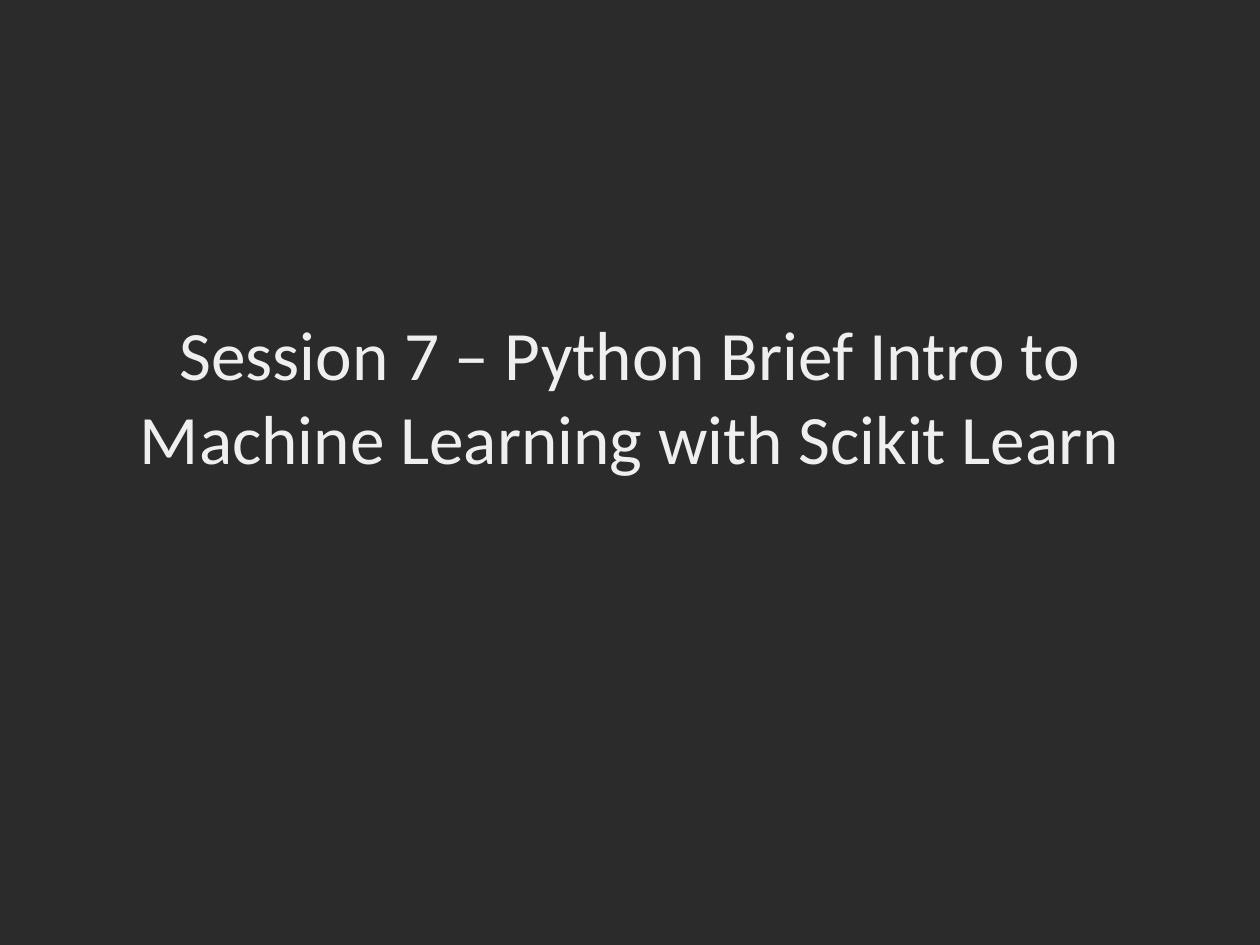
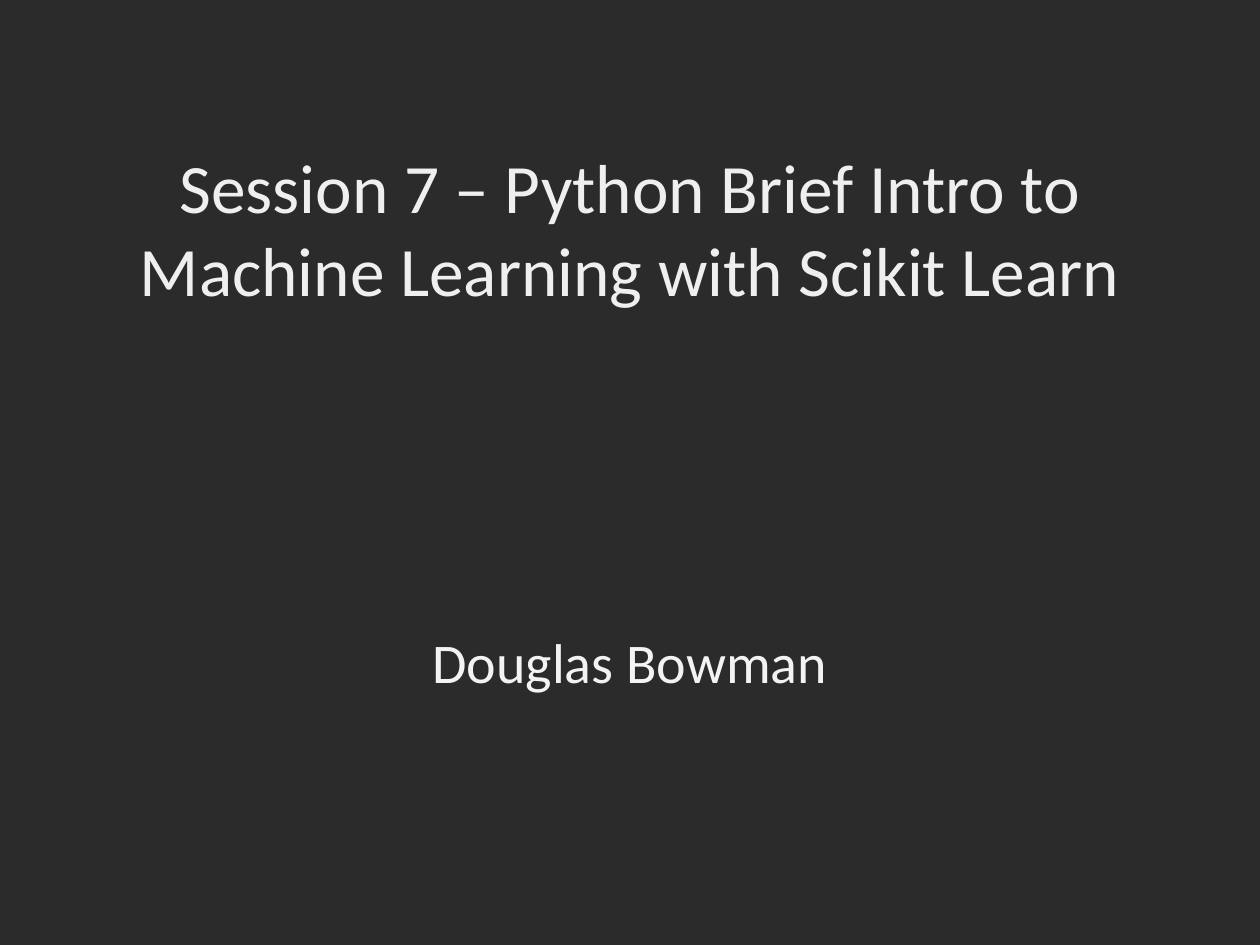
Before and after one commit to dbowmans46/PracticalProgramming, a slide deck: slide 1 of Session 7 - Python/Instructional Material/Session 7 - Python Brief Intro to Machine Learning with Scikit Learn.pptx. Drawn at 1260x945 pixels with LibreOffice and Linux fonts; fonts in the diff are those of the drawing; background and template pictures are left out; a plain dark background stands for a picture behind light text. Boxes give left, top, right and bottom in pixels: in the first picture for what was removed or moved away, otherwise in the second. Text is boxed around its words. In the diff, an @@ line names an element or a change of style, - is before the commit and + after.

```diff
--- a/Session 7 - Python/Instructional Material/Session 7 - Python Brief Intro to Machine Learning with Scikit Learn.pptx
+++ b/Session 7 - Python/Instructional Material/Session 7 - Python Brief Intro to Machine Learning with Scikit Learn.pptx
@@ title "Session 7 – Python Brief ...": place and size @@
-title "Session 7 – Python Brief ..." at bbox=[140, 332, 1119, 476]
+title "Session 7 – Python Brief ..." at bbox=[140, 165, 1119, 308]
@@ subtitle added at bbox=[432, 644, 827, 693], 32 pt, text #F3F3F3 @@
+Douglas Bowman
```
Also in this commit, not shown: 1 other slide changed, 1 slide added.
